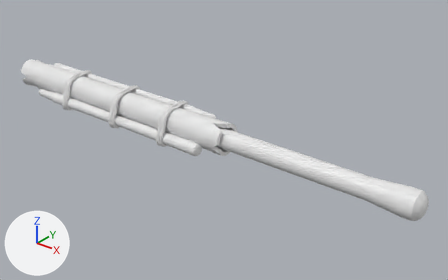
An edit to the FBX model My project/Assets/Art/Static_Meshes/OBJ_Sarbacane.fbx, drawn before and after from the same camera.
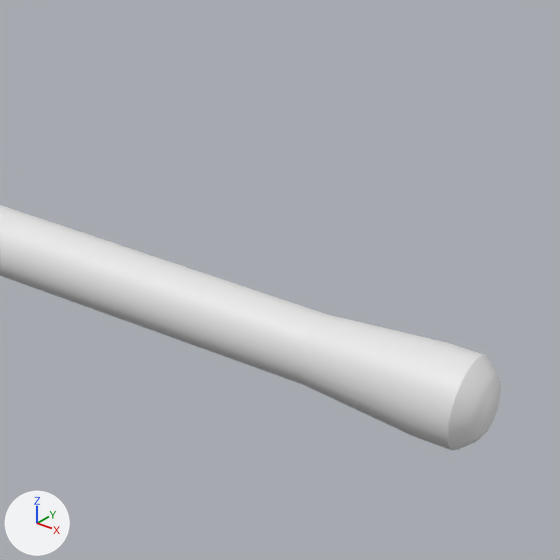
Each version appears first whole from a 50 mm camera at (1.47, -1.305, 0.871) aimed at (0.377, 0.061, 0.024), and next in a close-up on the part from 59% to 100% of the width and 27% to 92% of the height. Lighting does not change. The marker at lower left points along +X, +Y and +Z. Where no turn or scale is listed for an object, it has been applied to the vertices.
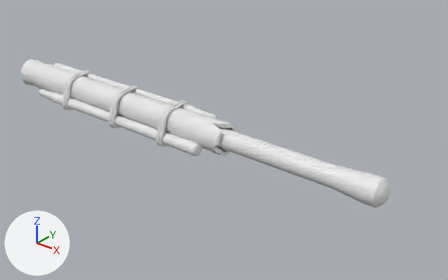
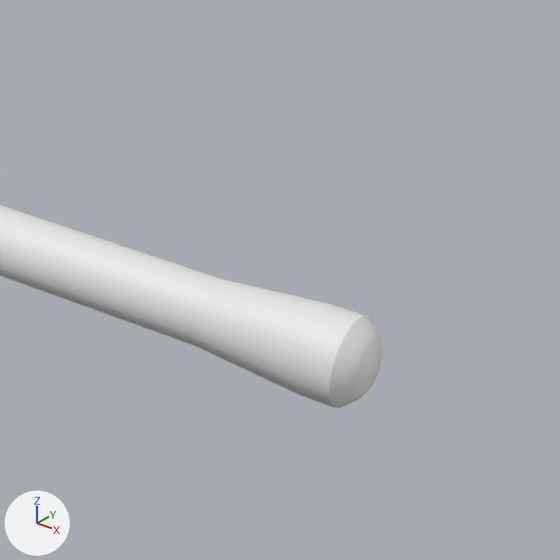
The newer file is also rescaled (x0.896) as a whole; pictures and numbers use the older file's frame.

Boxes (x1, y1, x2, y2) around the edits, measured in the close-ups (560 x 560 px):
'Box037', reshaped
    before: (0, 205, 501, 450)
    after: (0, 205, 383, 408)

Diff of the bpy script that builds the scene:
```diff
--- a/My project/Assets/Art/Static_Meshes/OBJ_Sarbacane.fbx.py
+++ b/My project/Assets/Art/Static_Meshes/OBJ_Sarbacane.fbx.py
@@ me_mesh @@
 me_mesh.from_pydata(...)  # 3862 vertices, 3840 faces; spans x -0.51..1.05, y -0.08..0.07, z 0.0..0.12
 # used by ob_box037; location = (0.0, 0.0, 0.0)
+# me_mesh part 1: all 100 vertices in x 0.9..1.05, y -0.04..0.04, z 0.03..0.11 are moved by (-0.1, 0.0, 0.0)
```
